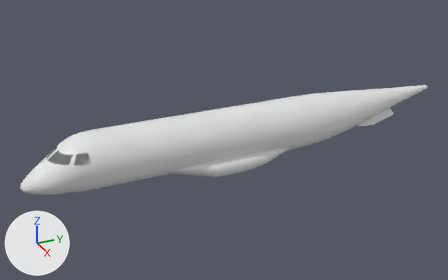
Two versions of the Blender file Models/do328jet.blend, one commit apart.
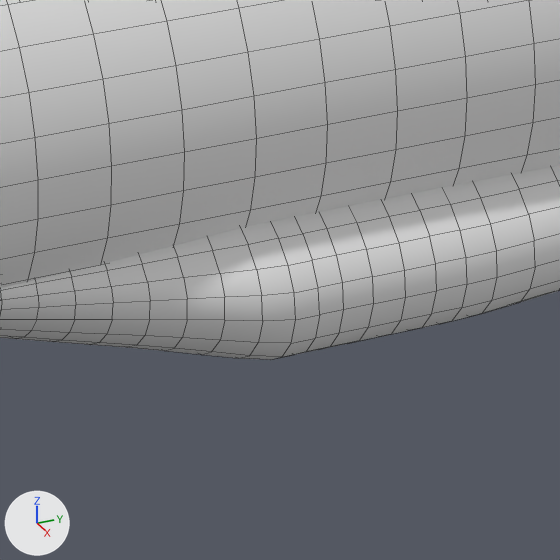
Each version is shown whole from a 50 mm lens placed at (24.03, -10.23, 11.4), pointed at (-0.37, 0.76, -0.81), then close up on the part from 41% to 57% of the width and 47% to 72% of the height. Arrows for +X, +Y and +Z are at lower left; the lights stay in place. The close-ups show mesh edges as thin lines. The same objects are shown in both versions, whatever each file hides.

The first close-up shows 'fuselage', 'gear-support'.
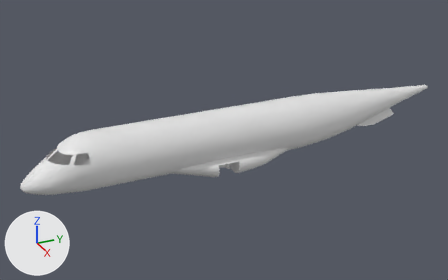
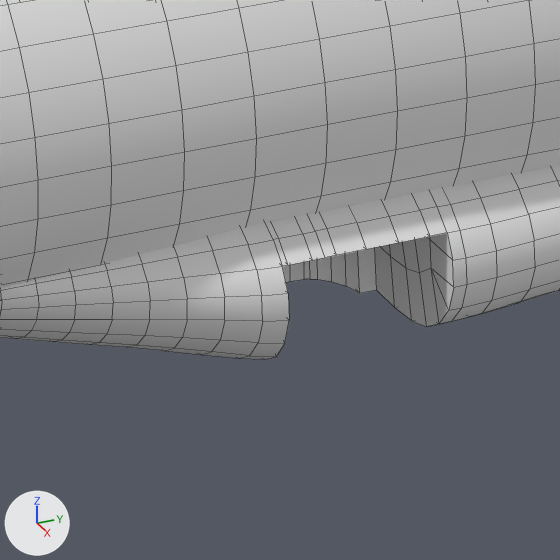
Boxes [x1, y1, x2, y2] around the edits, measured in the close-ups (560 x 560 px):
'gear-support', reshaped: before [0, 166, 560, 360]; after [0, 166, 560, 359]
part 1 of me_circle_001, built on: before [242, 230, 467, 360]; after [241, 188, 467, 359]

The edits, one by one:
me_circle_001 is used by ob_gear_support; location (0.0, 0.0, 0.0).
me_circle_001 had 668 vertices, 616 faces and spanned x -1.43..1.43, y -2.24..3.65, z -1.96..-0.97.
me_circle_001 now has 865 vertices, 800 faces and spans x -1.43..1.43, y -2.24..3.65, z -1.96..-0.97.
me_circle_001 part 1: 54 vertices moved from x -1.43..1.43, y -0.23..0.64, z -1.96..-1.3 to x -1.43..1.43, y -0.26..0.75, z -1.93..-1.18; 37 vertices removed from x -1.43..1.43, y -0.41..0.64, z -1.96..-1.3; 234 vertices added at x -1.41..1.41, y -0.26..0.75, z -1.96..-0.97.
